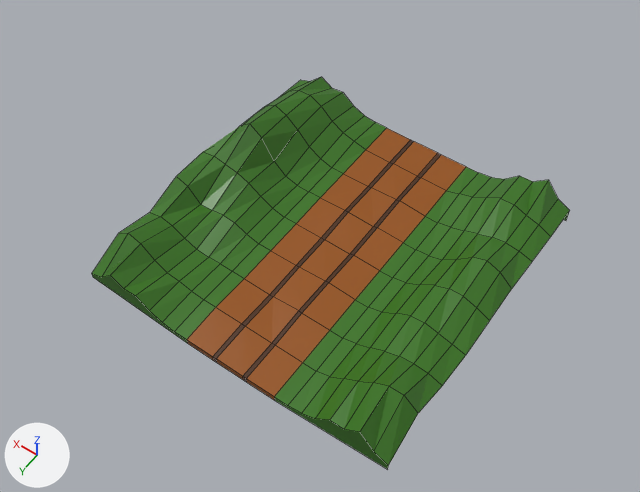
Renders of the Blender file assets/models/RoadBlocksModel.blend from each side of a commit.
Both versions are drawn from a camera (50 mm lens) standing at (-8.93, 8.37, 20.58) and looking at (0.13, -4.31, 0.66). The axes (+X, +Y, +Z) are drawn at lower left. The lights are the same throughout. Mesh edges are drawn as thin lines. The same objects are shown in both versions, whatever each file hides.

Names of what the first picture shows: 'RoadBlock1Model'.
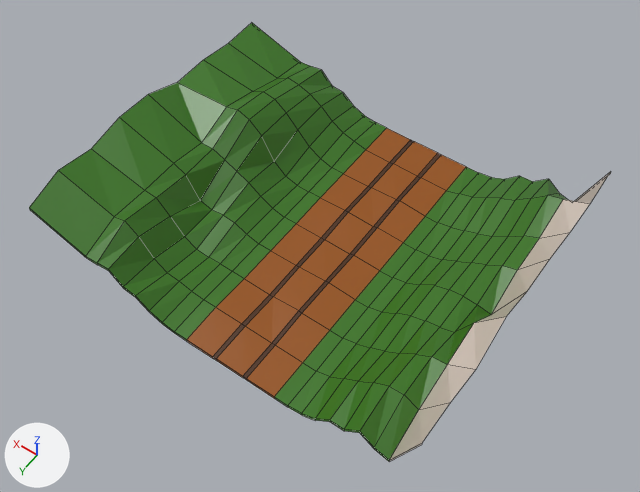
Location of each change, (x1, y1, x2, y2) in pixels of the pictures (640 x 492 px):
'RoadBlock1Model', reshaped (22% wider, 12% taller): before (92, 77, 570, 469); after (29, 23, 611, 461)
part 1 of me_cube, built on: before (92, 77, 570, 469); after (29, 23, 611, 461)
part 2 of me_cube, surface changed: before (187, 340, 275, 400); after (187, 340, 275, 399)

The change, as a list of edits to the scene's bpy script:
```text
Change me_cube:
    used by ob_roadblock1model; location = (0.0, 0.0, 0.0)
    remove me_cube.from_pydata(...)  # 214 vertices, 182 faces; spans x -5.0..5.0, y -10.0..0.0, z -0.21..1.67
    add me_cube.from_pydata(...)  # 264 vertices, 230 faces; spans x -5.73..6.99, y -10.0..0.0, z -0.1..2.86
    me_cube part 1
    5 vertices are removed from x -5.0..5.0, y -10.0..0.0, z -0.2..0.28
    19 faces are deleted
    5 vertices in x -3.69..3.69, y -10.0..-1.25, z -0.18..1.33 move by (0.0, 0.0, 0.08)
    5 vertices in x -1.5..1.5, y -10.0..0.0, z -0.2 move by (0.0, 0.0, 0.1)
    4 vertices in x -0.57..0.57, y 0.0, z -0.21 move by (0.0, 0.0, 0.11)
    3 vertices in x -4.12..3.69, y -8.75..0.0, z 0.57..1.19 move by (0.0, 0.0, 0.05)
    3 vertices in x -4.56..3.69, y -5.0..-1.25, z 0.33..1.49 move by (0.0, 0.0, 0.03)
    61 vertices move from x -5.0..5.0, y -10.0..0.0, z -0.19..1.67 to x -5.0..5.0, y -10.0..0.0, z -0.1..2.0
    27 vertices are added at x -5.73..6.99, y -10.0..0.0, z 0.52..2.86
    17 new vertices lie (0.0, 0.0, -0.1) away from vertices in x -4.56..2.81, y -10.0..0.0, z 0.01..1.07
    11 new vertices lie (0.0, 0.0, 0.1) away from vertices in x -5.0..5.0, y -10.0..0.0, z 0.27..0.86
    67 new faces join them
    me_cube part 2: 6 kept faces spanning x -1.5..1.5, y -10.0..0.0, z -0.1..0.0 get new texture (UV) coordinates
```
